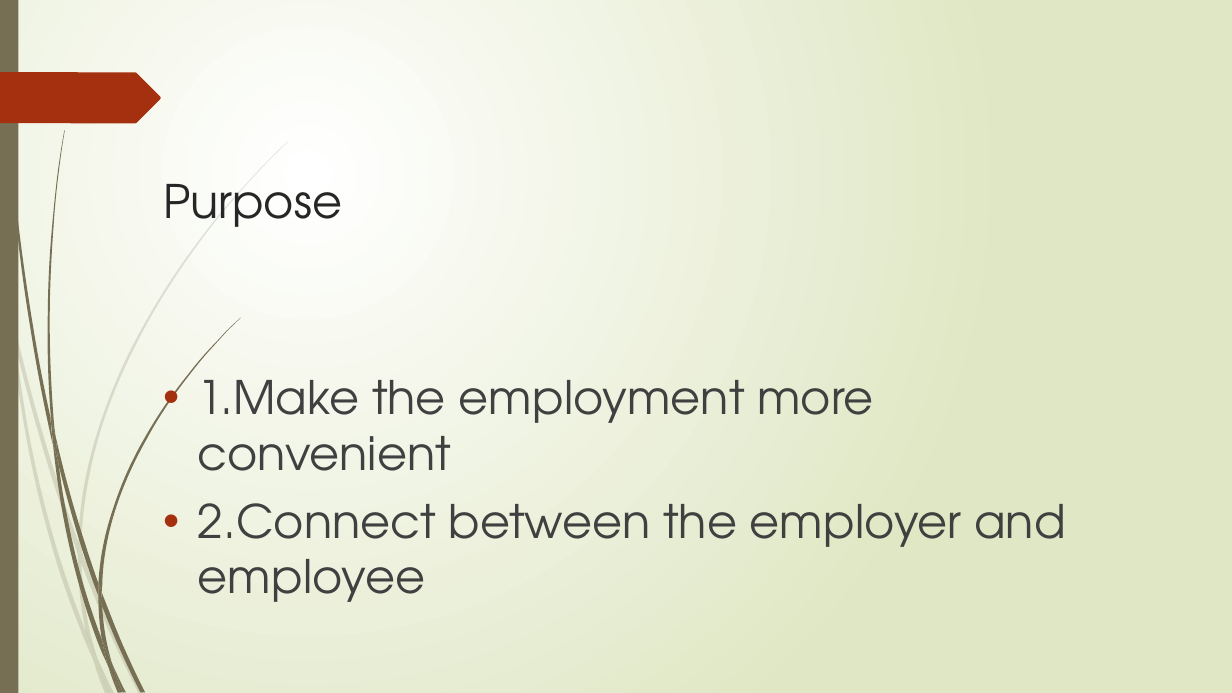
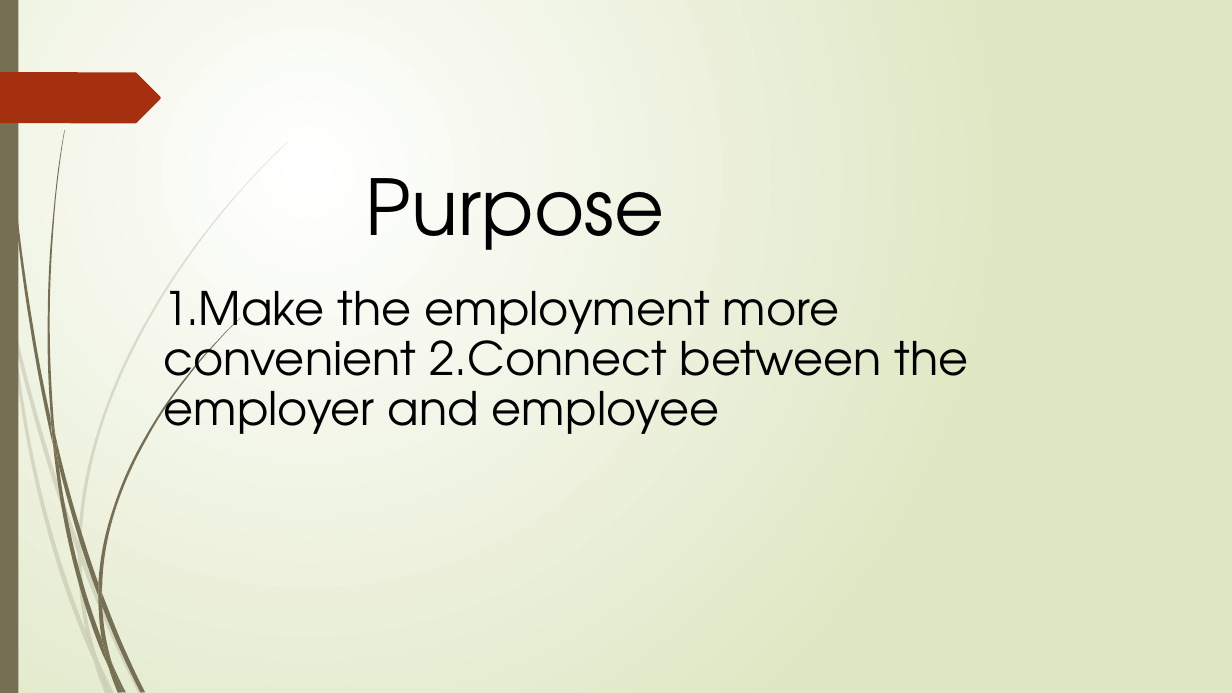
Before and after one commit to MobileApps-BJTU/OnlyYou, a slide deck: slide 2 of SearchYou-ppt.pptx. Drawn at 1232x693 pixels with LibreOffice and Linux fonts; fonts in the diff are those of the drawing. Boxes give left, top, right and bottom in pixels: in the first picture for what was removed or moved away, otherwise in the second. Text is boxed around its words. In the diff, an @@ line names an element or a change of style, - is before the commit and + after.

Commit message:
presentation-final

```diff
--- a/SearchYou-ppt.pptx
+++ b/SearchYou-ppt.pptx
@@ text "Purpose": place and size @@
-text "Purpose" at [163,184,342,227]
+text "Purpose" at [366,178,664,250]
@@ text "Purpose" at [366,178,664,250]: size 36 to 60 pt, text colour #262626 to #000000; alignment left to centre; line spacing 1 to 0.9; vertical alignment top to bottom @@
@@ text at [163,291,968,434]: text changed; text colour #404040 to #000000 @@
-• 1.Make the employment more convenient
-• 2.Connect between the employer and employee
+1.Make the employment more convenient 2.Connect between the employer and employee
```
Also in this commit, not shown: 1 other slide changed, 3 slides added, 1 slide removed, 1 other file.
